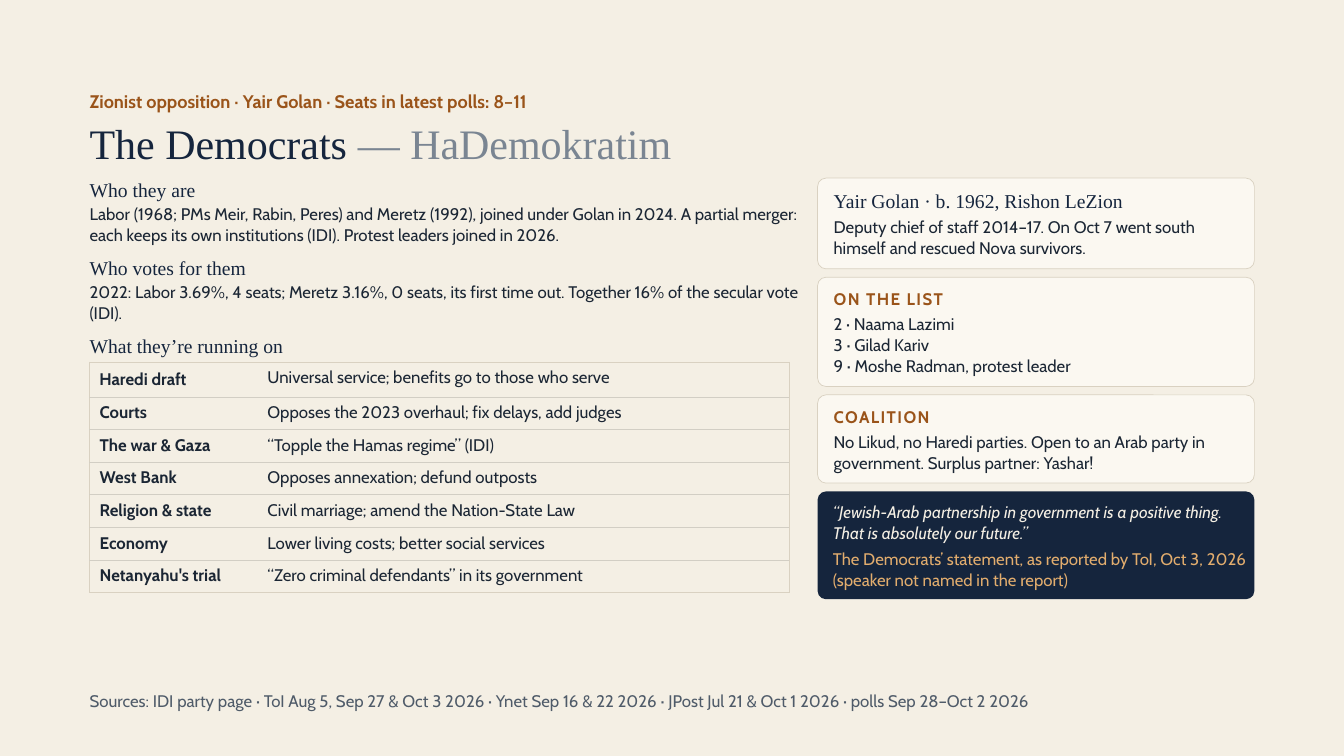
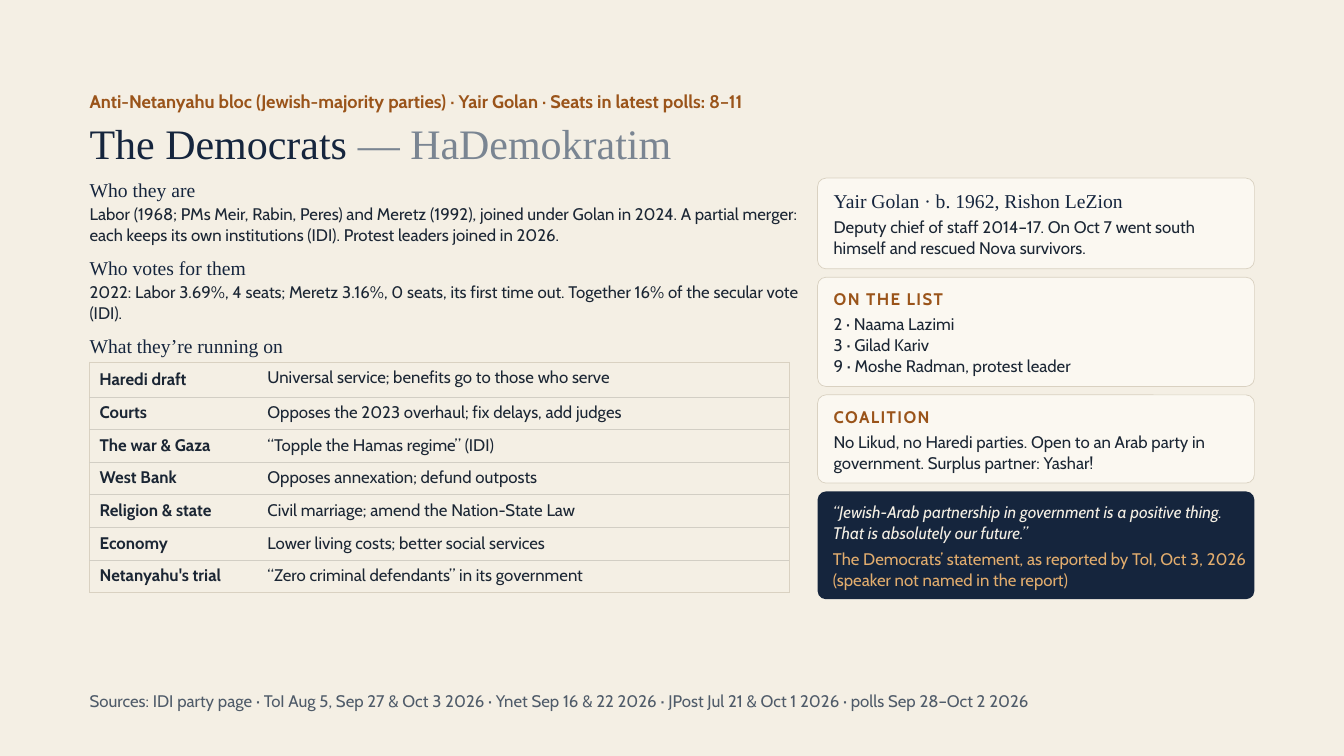
Before and after one commit to RavBogard/israelielection, a slide deck: slide 23 of public/teach/session-1-deck.pptx. Drawn at 1344x756 pixels with LibreOffice and Linux fonts; fonts in the diff are those of the drawing. Boxes give left, top, right and bottom in pixels: in the first picture for what was removed or moved away, otherwise in the second. Text is boxed around its words. In the diff, an @@ line names an element or a change of style, - is before the commit and + after.

```diff
--- a/public/teach/session-1-deck.pptx
+++ b/public/teach/session-1-deck.pptx
@@ text at box(90, 94, 742, 113): text changed @@
-Zionist opposition · Yair Golan · Seats in latest polls: 8–11
+Anti-Netanyahu bloc (Jewish-majority parties) · Yair Golan · Seats in latest polls: 8–11
```
Also in this commit, not shown: 10 other slides changed, 3 other files.
